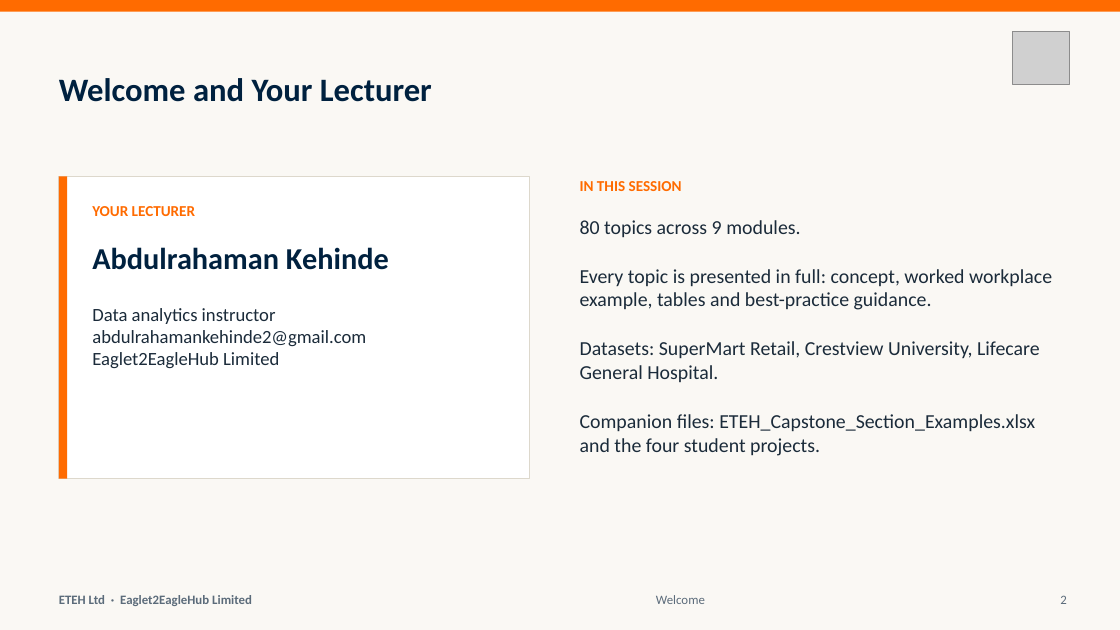
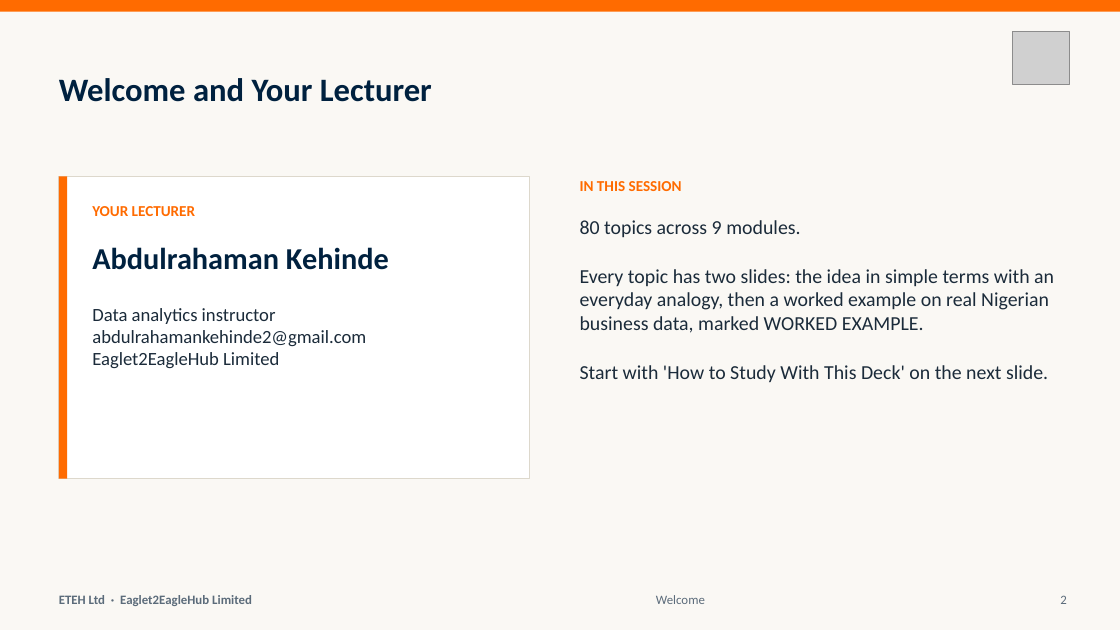
Before and after one commit to MaxiKen/ETEH, a slide deck: slide 2 of ETEH_Bootcamp_Pack/ETEH_Vol5_Capstone_Career_Slides.pptx. Drawn at 1120x630 pixels with LibreOffice and Linux fonts; fonts in the diff are those of the drawing; grey boxes stand for pictures. Boxes give left, top, right and bottom in pixels: in the first picture for what was removed or moved away, otherwise in the second. Text is boxed around its words. In the diff, an @@ line names an element or a change of style, - is before the commit and + after.

Commit message:
Vol5 v2: all 80 capstone/career topics revised (concept + worked example); capstone workbook text fixes

```diff
--- a/ETEH_Bootcamp_Pack/ETEH_Vol5_Capstone_Career_Slides.pptx
+++ b/ETEH_Bootcamp_Pack/ETEH_Vol5_Capstone_Career_Slides.pptx
@@ text at bbox=[580, 269, 1054, 383]: text changed @@
-Every topic is presented in full: concept, worked workplace example, tables and best-practice guidance.
-Datasets: SuperMart Retail, Crestview University, Lifecare General Hospital.
-Companion files: ETEH_Capstone_Section_Examples.xlsx and the four student projects.
+Every topic has two slides: the idea in simple terms with an everyday analogy, then a worked example on real Nigerian business data, marked WORKED EXAMPLE.
+Start with 'How to Study With This Deck' on the next slide.
```
Also in this commit, not shown: 15 other slides changed, 156 slides added, 107 slides removed, 14 other files.
